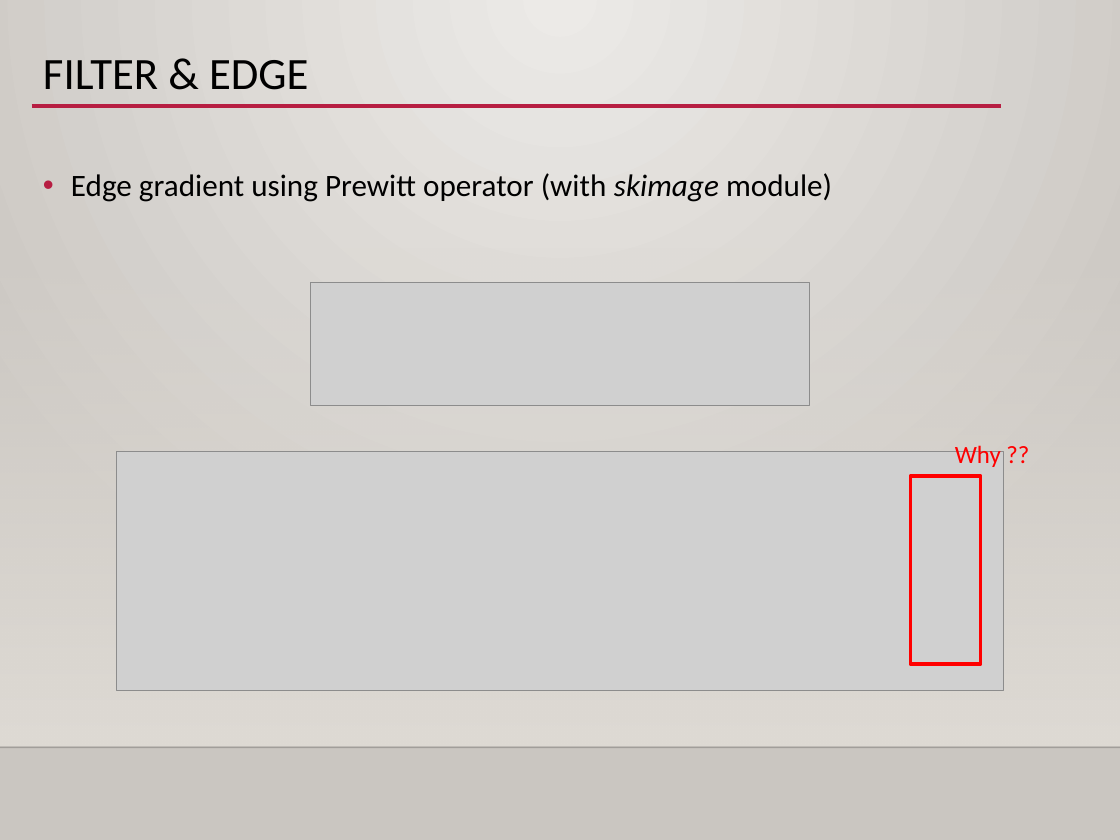
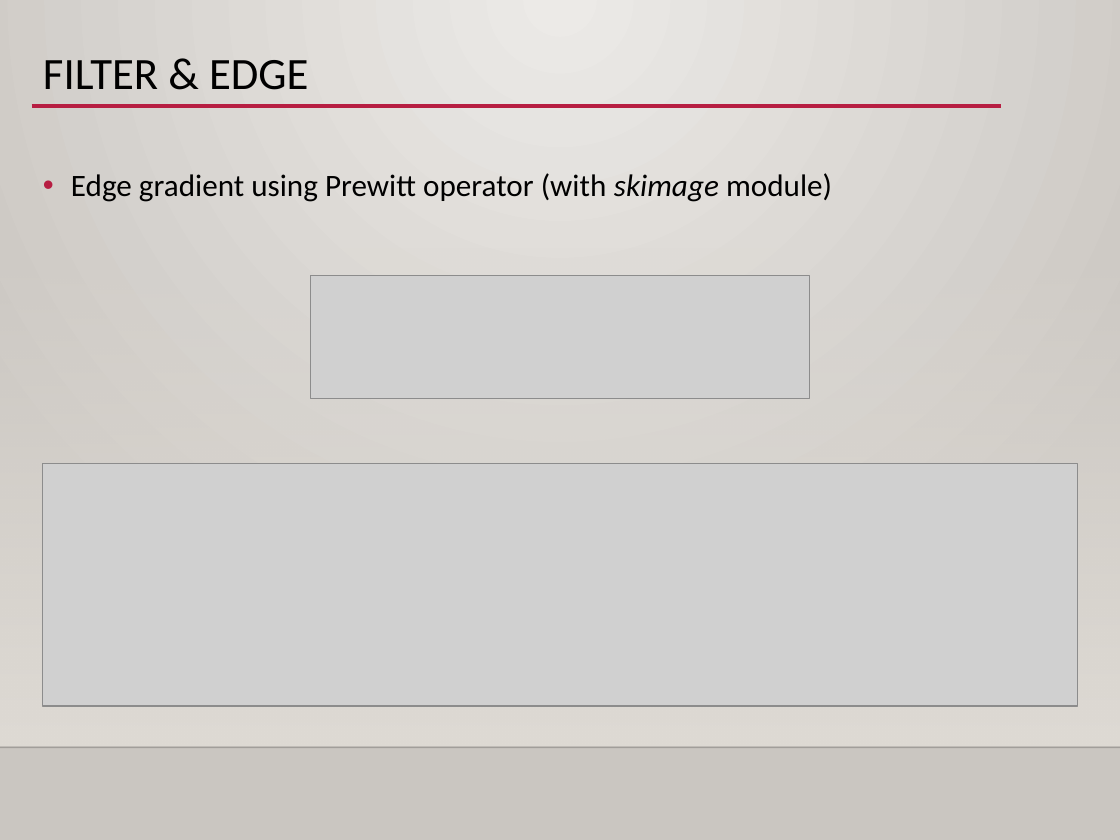
Before and after one commit to jelee2498/SDS, a slide deck: slide 9 of Day2/ex2-1_edge_detection/ex2-1_edge_detection.pptx (slide 8 before the commit). Drawn at 1120x840 pixels with LibreOffice and Linux fonts; fonts in the diff are those of the drawing; grey boxes stand for pictures; background and template pictures are left out. Boxes give left, top, right and bottom in pixels: in the first picture for what was removed or moved away, otherwise in the second. Text is boxed around its words. In the diff, an @@ line names an element or a change of style, - is before the commit and + after.

```diff
--- a/Day2/ex2-1_edge_detection/ex2-1_edge_detection.pptx
+++ b/Day2/ex2-1_edge_detection/ex2-1_edge_detection.pptx
@@ picture moved from (x1=311, y1=282, x2=810, y2=404) to (x1=311, y1=276, x2=810, y2=398) @@
@@ text removed at (x1=955, y1=445, x2=1001, y2=467) @@
-Why ??
@@ picture resized from (x1=116, y1=451, x2=1004, y2=690) to (x1=43, y1=464, x2=1077, y2=707) @@
@@ rectangle removed at (x1=911, y1=476, x2=981, y2=664) @@
```
Also in this commit, not shown: 14 other slides changed, 7 slides added, 1 slide removed, 12 other files.
